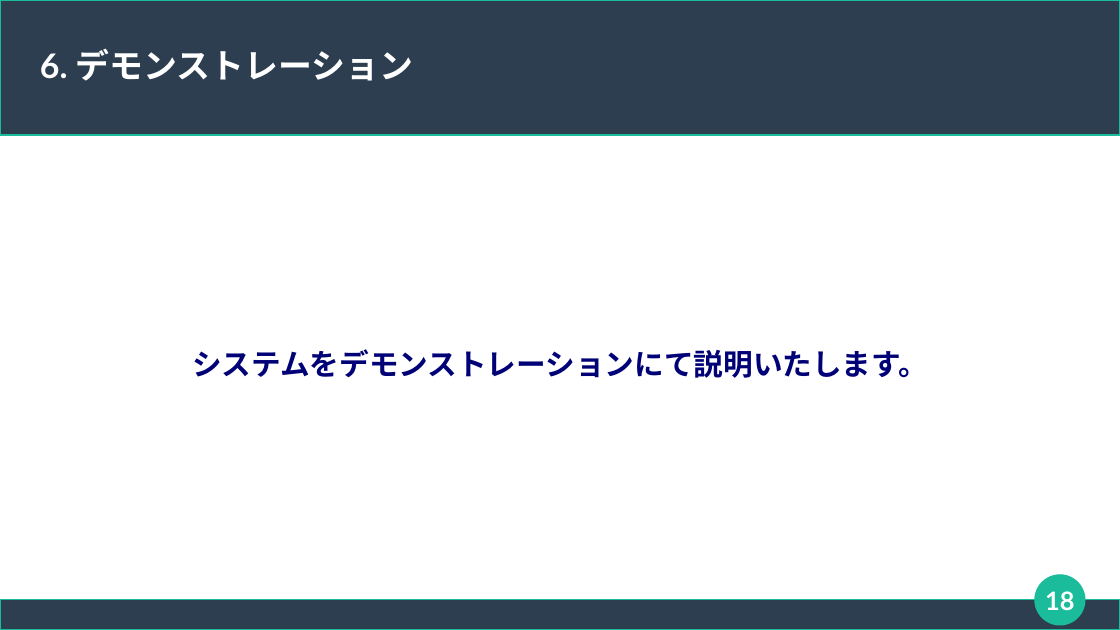
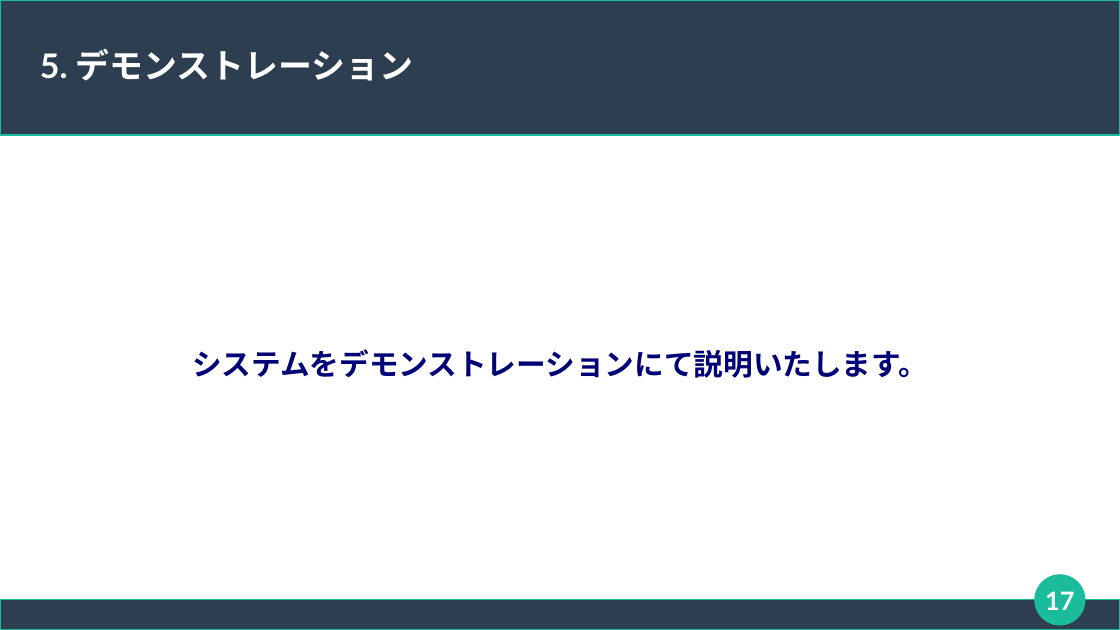
Before and after one commit to connk95/Shared-Shop, a slide deck: slide 17 of TeamUzawa_Sharing_ProjectFile/発表用スライド_チーム鵜澤.odp (slide 18 before the commit). Drawn at 1120x630 pixels with LibreOffice and Linux fonts; fonts in the diff are those of the drawing. Boxes give left, top, right and bottom in pixels: in the first picture for what was removed or moved away, otherwise in the second. Text is boxed around its words. In the diff, an @@ line names an element or a change of style, - is before the commit and + after.

```diff
--- a/TeamUzawa_Sharing_ProjectFile/発表用スライド_チーム鵜澤.odp
+++ b/TeamUzawa_Sharing_ProjectFile/発表用スライド_チーム鵜澤.odp
@@ title at [40, 48, 413, 81]: text changed @@
-6. デモンストレーション
+5. デモンストレーション
@@ page number at [1045, 591, 1074, 610]: text changed @@
-18
+17
```
Also in this commit, not shown: 13 other slides changed, 1 slide removed.
